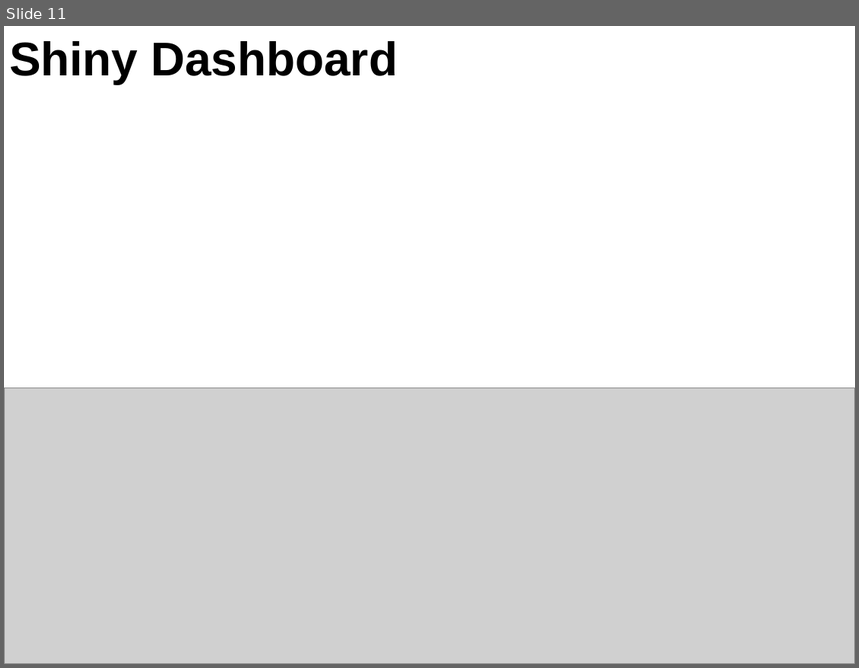
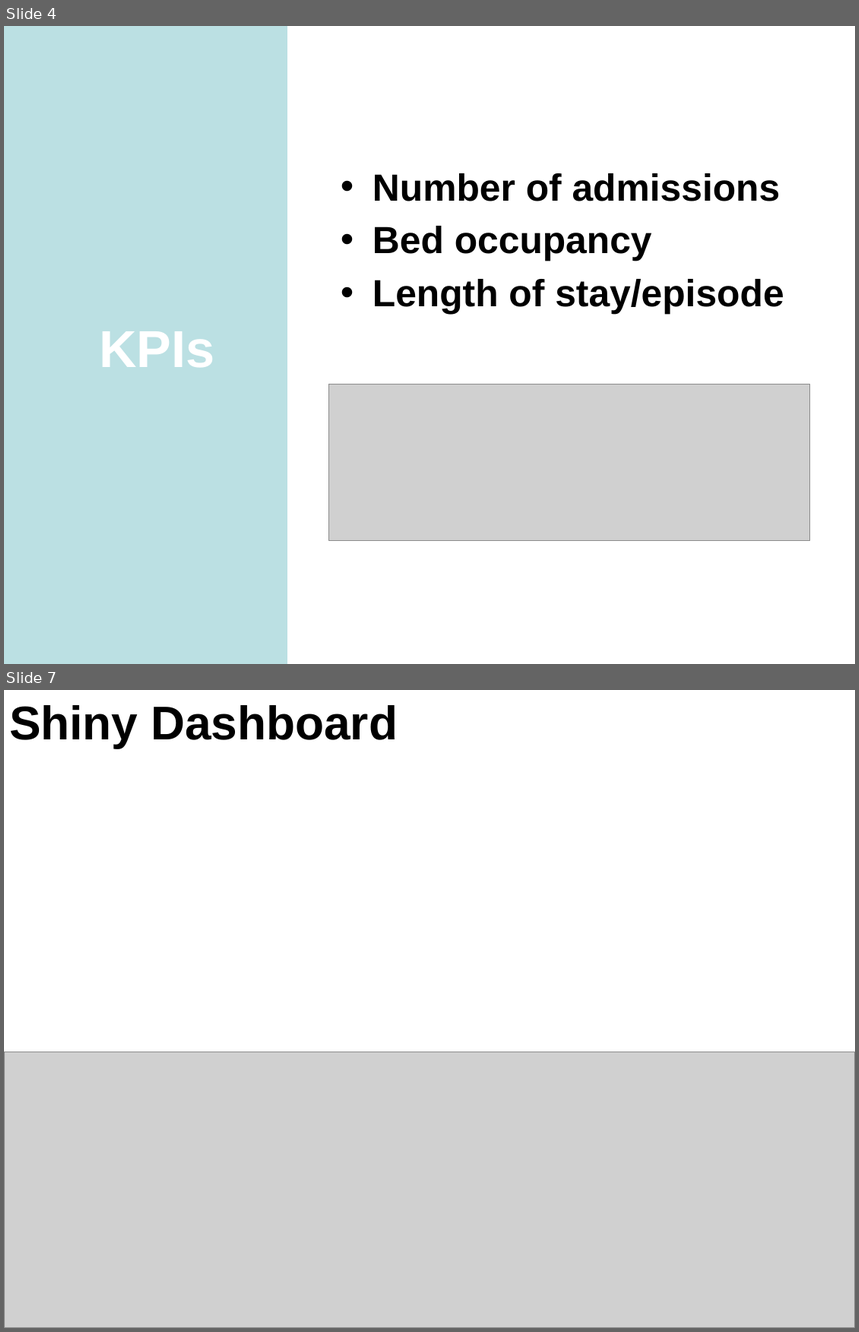
Before and after one commit to RMorton24/phs_group_project, a slide deck: Final Powerpoint presentation for 12.08.22.pptx. Shown one above the other, each under a label of ours: slide 11 before the commit, slides 4 and 7 after it; the slides between them are not shown. The pictures are 859x668 and 859x1332 pixels, drawn with LibreOffice and Linux fonts; fonts in the diff are those of the drawing; grey boxes stand for pictures. Boxes give left, top, right and bottom in pixels: in the first picture for what was removed or moved away, otherwise in the second. Text is boxed around its words. In the diff, an @@ line names an element or a change of style, - is before the commit and + after.

```diff
--- a/Final Powerpoint presentation for 12.08.22.pptx
+++ b/Final Powerpoint presentation for 12.08.22.pptx
@@ slide 4 added at [4,26,855,664], background #FFFFFF @@
@@ rectangle added at [4,26,287,664], fill #BBE0E3 @@
@@ text added at [373,173,784,315], 32 pt, text #000000, bold @@
+• Number of admissions
+• Bed occupancy
+• Length of stay/episode
@@ title added at [99,332,215,368], 44 pt, text #FFFFFF, bold @@
+KPIs
@@ picture added at [329,385,810,541] @@
@@ what was slide 11 is now slide 7 @@
```
Also in this commit, not shown: 4 slides changed, 2 other slides added, 2 slides removed, 2 other files.
